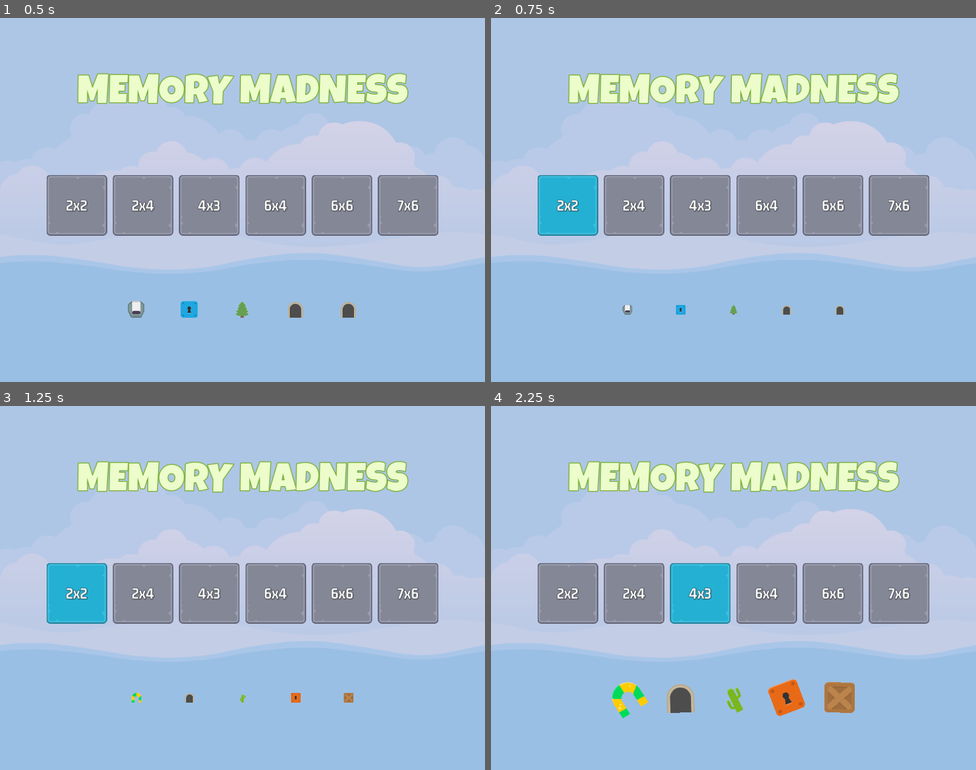
Above: before the commit, frames 1-4 (two rows, left to right).
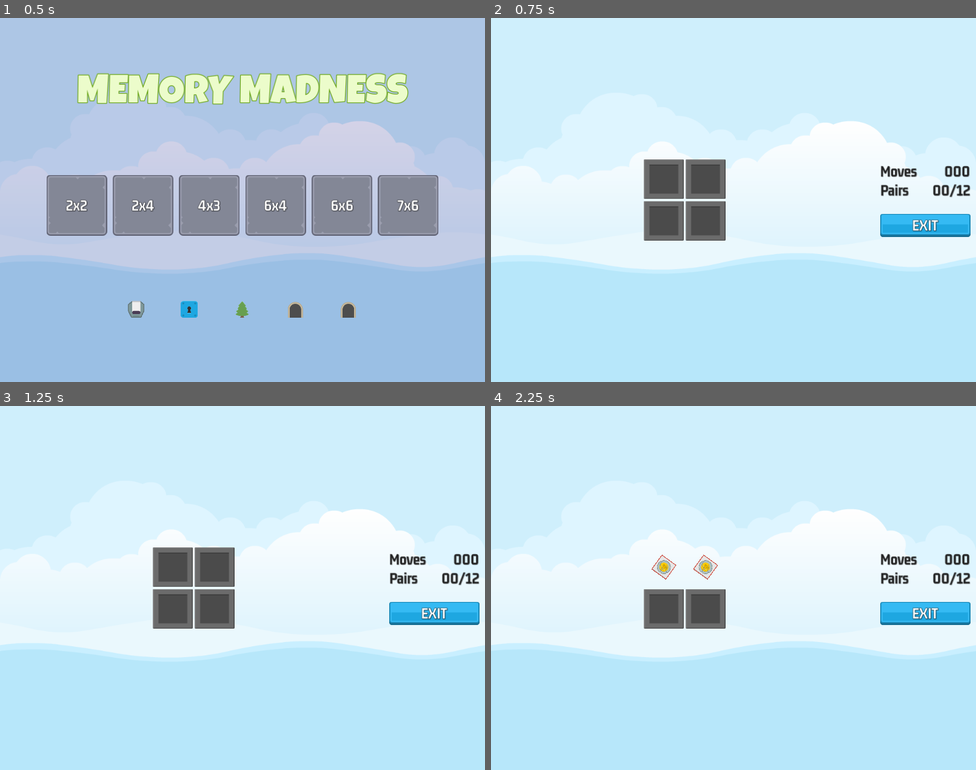
Above: after the commit, the same moments.

Repository: LeyvaGeorge/Memory_Madness
Game: Godot game, scene res://scenes/master/master.tscn
Two runs of this game, one before a commit and one after it. Both use one fixed random seed, a clock stepped at 60 frames per second and the inputs below.
Inputs (mouse positions are in pixels of both pictures, inside the frame that each line leads up to):
- Up to frame 1 (0.5 s): no input
- Up to frame 2 (0.75 s): click "2x2" at 0.5 s
- Up to frame 3 (1.25 s): no input
- Up to frame 4 (2.25 s): click (665, 566) at 1.27 s; click (704, 566) at 2.02 s

Frame 1 is identical in both runs. In frame 2, 100% of the frame differs, in the area x 0-100%, y 0-100%; in frame 3, 100%; in frame 4, 100%.

Commit message:
added mechanic to pick two cards

Diff:
--- a/project.godot
+++ b/project.godot
@@ -19,6 +19,7 @@
 
 ImageManager="*res://singletons/image_manager.gd"
 GameManager="*res://singletons/game_manager.gd"
+SignalManager="*res://singletons/signal_manager.gd"
 
 [debug]
 
--- /dev/null
+++ b/scenes/game/game.gd
@@ -0,0 +1,41 @@
+extends Control
+
+const MEMORY_TILE = preload("res://scenes/memory_tile/memory_tile.tscn")
+
+
+@onready var tc: GridContainer = $HB/MC/TC
+@onready var scorer: Scorer = $Scorer
+
+
+# Called when the node enters the scene tree for the first time.
+func _ready() -> void:
+	SignalManager.on_level_selected.connect(on_level_selected)
+
+
+# Called every frame. 'delta' is the elapsed time since the previous frame.
+func _process(delta: float) -> void:
+	pass
+
+
+func add_memory_tile(image: ItemImage, frame: Texture2D) ->void:
+	var nt: MemoryTile = MEMORY_TILE.instantiate()
+	tc.add_child(nt)
+	nt.setup(image,frame)
+
+
+func on_level_selected(level_num: int) -> void:
+	var ld: SelectedLevelData = GameManager.get_level_selection(level_num)
+	var frame: Texture2D = ImageManager.get_random_frame_image()
+
+	tc.columns = ld.get_num_cols()
+
+	for im in ld.get_selected_level_images():
+		add_memory_tile(im,frame)
+
+	scorer.clear_new_game(ld.get_target_pairs())
+
+
+func _on_exit_button_pressed() -> void:
+	for t in tc.get_children():
+		t.queue_free()
+	SignalManager.on_game_exit_pressed.emit()
--- /dev/null
+++ b/scenes/game/game.tscn
@@ -0,0 +1,108 @@
+[gd_scene load_steps=7 format=3 uid="uid://5dwui75368d4"]
+
+[ext_resource type="LabelSettings" uid="uid://efdir2vdny11" path="res://assets/GM_32_Dark.tres" id="1_bs86v"]
+[ext_resource type="Script" path="res://scenes/game/game.gd" id="1_lhdf0"]
+[ext_resource type="Texture2D" uid="uid://drbj6qr5usctv" path="res://assets/ui/blue_button00.png" id="2_kxro4"]
+[ext_resource type="Texture2D" uid="uid://dd647avked35x" path="res://assets/ui/green_button00.png" id="3_3hhmb"]
+[ext_resource type="LabelSettings" uid="uid://bb630qrhxr0ef" path="res://assets/GM_32_White.tres" id="4_gs3xr"]
+[ext_resource type="PackedScene" uid="uid://4myn08xbf3ro" path="res://scenes/scorer/scorer.tscn" id="6_hoqcd"]
+
+[node name="Game" type="Control"]
+layout_mode = 3
+anchors_preset = 15
+anchor_right = 1.0
+anchor_bottom = 1.0
+grow_horizontal = 2
+grow_vertical = 2
+script = ExtResource("1_lhdf0")
+
+[node name="HB" type="HBoxContainer" parent="."]
+layout_mode = 1
+anchors_preset = 15
+anchor_right = 1.0
+anchor_bottom = 1.0
+grow_horizontal = 2
+grow_vertical = 2
+
+[node name="MC" type="MarginContainer" parent="HB"]
+custom_minimum_size = Vector2(200, 0)
+layout_mode = 2
+size_flags_horizontal = 3
+theme_override_constants/margin_left = 12
+theme_override_constants/margin_top = 12
+theme_override_constants/margin_right = 12
+theme_override_constants/margin_bottom = 12
+
+[node name="TC" type="GridContainer" parent="HB/MC"]
+layout_mode = 2
+size_flags_horizontal = 4
+size_flags_vertical = 4
+
+[node name="MC2" type="MarginContainer" parent="HB"]
+custom_minimum_size = Vector2(200, 0)
+layout_mode = 2
+theme_override_constants/margin_right = 12
+
+[node name="VB" type="VBoxContainer" parent="HB/MC2"]
+layout_mode = 2
+size_flags_vertical = 4
+
+[node name="HB" type="HBoxContainer" parent="HB/MC2/VB"]
+layout_mode = 2
+
+[node name="Label" type="Label" parent="HB/MC2/VB/HB"]
+layout_mode = 2
+size_flags_horizontal = 3
+text = "Moves"
+label_settings = ExtResource("1_bs86v")
+vertical_alignment = 1
+
+[node name="LabelMoves" type="Label" parent="HB/MC2/VB/HB"]
+layout_mode = 2
+text = "000"
+label_settings = ExtResource("1_bs86v")
+horizontal_alignment = 2
+vertical_alignment = 1
+
+[node name="HB2" type="HBoxContainer" parent="HB/MC2/VB"]
+layout_mode = 2
+
+[node name="Label" type="Label" parent="HB/MC2/VB/HB2"]
+layout_mode = 2
+size_flags_horizontal = 3
+text = "Pairs"
+label_settings = ExtResource("1_bs86v")
+vertical_alignment = 1
+
+[node name="LabelPairs" type="Label" parent="HB/MC2/VB/HB2"]
+layout_mode = 2
+text = "00/12"
+label_settings = ExtResource("1_bs86v")
+horizontal_alignment = 2
+vertical_alignment = 1
+
+[node name="Spacer" type="Control" parent="HB/MC2/VB"]
+custom_minimum_size = Vector2(0, 24)
+layout_mode = 2
+
+[node name="ExitButton" type="TextureButton" parent="HB/MC2/VB"]
+layout_mode = 2
+size_flags_horizontal = 4
+texture_normal = ExtResource("2_kxro4")
+texture_pressed = ExtResource("3_3hhmb")
+
+[node name="Label" type="Label" parent="HB/MC2/VB/ExitButton"]
+layout_mode = 1
+anchors_preset = 15
+anchor_right = 1.0
+anchor_bottom = 1.0
+grow_horizontal = 2
+grow_vertical = 2
+text = "EXIT"
+label_settings = ExtResource("4_gs3xr")
+horizontal_alignment = 1
+vertical_alignment = 1
+
+[node name="Scorer" parent="." instance=ExtResource("6_hoqcd")]
+
+[connection signal="pressed" from="HB/MC2/VB/ExitButton" to="." method="_on_exit_button_pressed"]
--- a/scenes/level_button/level_button.gd
+++ b/scenes/level_button/level_button.gd
@@ -16,6 +16,6 @@
 
 
 
-# Called every frame. 'delta' is the elapsed time since the previous frame.
-func _process(delta: float) -> void:
-	pass
+
+func _on_pressed() -> void:
+	SignalManager.on_level_selected.emit(level_number)
--- a/scenes/level_button/level_button.tscn
+++ b/scenes/level_button/level_button.tscn
@@ -34,3 +34,5 @@
 label_settings = ExtResource("4_g3g08")
 horizontal_alignment = 1
 vertical_alignment = 1
+
+[connection signal="pressed" from="." to="." method="_on_pressed"]
--- a/scenes/master/master.gd
+++ b/scenes/master/master.gd
@@ -1,12 +1,24 @@
 extends CanvasLayer
+
+@onready var main: Control = $Main
+@onready var game: Control = $Game
 
 
 # Called when the node enters the scene tree for the first time.
 func _ready() -> void:
-	var _data: SelectedLevelData = GameManager.get_level_selection(3)
-	pass
+	show_game(false)
+	SignalManager.on_game_exit_pressed.connect(on_game_exit_pressed)
+	SignalManager.on_level_selected.connect(on_level_selected)
 
 
-# Called every frame. 'delta' is the elapsed time since the previous frame.
-func _process(_delta: float) -> void:
-	pass
+func show_game (s: bool) -> void:
+	game.visible = s
+	main.visible = !s
+
+
+func on_game_exit_pressed() -> void:
+	show_game(false)
+
+
+func on_level_selected(level_num: int) -> void:
+	show_game(true)
--- a/scenes/master/master.tscn
+++ b/scenes/master/master.tscn
@@ -1,8 +1,9 @@
-[gd_scene load_steps=4 format=3 uid="uid://cw828y3gplsxg"]
+[gd_scene load_steps=5 format=3 uid="uid://cw828y3gplsxg"]
 
 [ext_resource type="Script" path="res://scenes/master/master.gd" id="1_ll0ty"]
 [ext_resource type="Texture2D" uid="uid://cq1nuego6lh7o" path="res://assets/images/backgroundEmpty.png" id="1_sjdwn"]
 [ext_resource type="PackedScene" uid="uid://co388siruvth7" path="res://scenes/main/main.tscn" id="3_xrgw2"]
+[ext_resource type="PackedScene" uid="uid://5dwui75368d4" path="res://scenes/game/game.tscn" id="4_358y7"]
 
 [node name="Master" type="CanvasLayer"]
 script = ExtResource("1_ll0ty")
@@ -16,3 +17,5 @@
 texture = ExtResource("1_sjdwn")
 
 [node name="Main" parent="." instance=ExtResource("3_xrgw2")]
+
+[node name="Game" parent="." instance=ExtResource("4_358y7")]
--- /dev/null
+++ b/scenes/memory_tile/memory_tile.gd
@@ -0,0 +1,61 @@
+extends TextureButton
+
+class_name MemoryTile
+
+
+@onready var frame_image: TextureRect = $FrameImage
+@onready var item_image: TextureRect = $ItemImage
+
+
+var _item_name: String
+var _can_select_me: bool = true
+
+
+# Called when the node enters the scene tree for the first time.
+func _ready() -> void:
+	SignalManager.on_selection_enabled.connect(on_selection_enabled)
+	SignalManager.on_selection_disabled.connect(on_selection_disabled)
+
+
+func reveal(r:bool) -> void:
+	frame_image.visible = r
+	item_image.visible = r
+
+
+func get_item_name() -> String:
+	return _item_name
+
+#sets the image in the tile
+func setup(image: ItemImage,frame: Texture2D) -> void:
+	frame_image.texture = frame
+	item_image.texture = image.get_texture()
+	_item_name = image.get_item_name()
+	reveal(false)
+
+func matches_other_tile(other:MemoryTile) -> bool:
+	return other != self and other.get_item_name() == _item_name
+
+
+func kill_on_success() -> void:
+	z_index = 1
+	scale = Vector2.ZERO
+
+	var tween: Tween = get_tree().create_tween()
+	tween.set_parallel(true)
+	tween.tween_property(self,"disabled",true,0)
+	tween.tween_property(self,"rotation_degrees",720,0.5)
+	tween.tween_property(self,"scale",Vector2(1.5,1.5),0.5)
+	tween.set_parallel(false)
+	tween.tween_interval(0.6)
+	tween.tween_property(self,"scale", Vector2.ZERO,0)
+
+
+func on_selection_disabled() -> void:
+	_can_select_me = false
+
+func on_selection_enabled() -> void:
+	_can_select_me = true
+
+func _on_pressed() -> void:
+		if _can_select_me == true and frame_image.visible == false:
+			SignalManager.on_tile_selected.emit(self)
--- /dev/null
+++ b/scenes/memory_tile/memory_tile.tscn
@@ -0,0 +1,54 @@
+[gd_scene load_steps=5 format=3 uid="uid://b0e63dbg7rov"]
+
+[ext_resource type="Texture2D" uid="uid://uucf6fi04lkv" path="res://assets/frames/hidden_frame_blank.png" id="1_owdou"]
+[ext_resource type="Script" path="res://scenes/memory_tile/memory_tile.gd" id="2_2qnsq"]
+[ext_resource type="Texture2D" uid="uid://qmnytbb1yjsy" path="res://assets/frames/blue_frame.png" id="2_8j2sm"]
+[ext_resource type="Texture2D" uid="uid://cefd58ys6d6qq" path="res://assets/glitch/keyBlue.png" id="3_8b6sc"]
+
+[node name="MemoryTile" type="TextureButton"]
+anchors_preset = 8
+anchor_left = 0.5
+anchor_top = 0.5
+anchor_right = 0.5
+anchor_bottom = 0.5
+offset_left = -20.0
+offset_top = -20.0
+offset_right = 20.0
+offset_bottom = 20.0
+grow_horizontal = 2
+grow_vertical = 2
+pivot_offset = Vector2(42, 42)
+texture_normal = ExtResource("1_owdou")
+script = ExtResource("2_2qnsq")
+
+[node name="FrameImage" type="TextureRect" parent="."]
+layout_mode = 1
+anchors_preset = 8
+anchor_left = 0.5
+anchor_top = 0.5
+anchor_right = 0.5
+anchor_bottom = 0.5
+offset_left = -42.0
+offset_top = -42.0
+offset_right = 42.0
+offset_bottom = 42.0
+grow_horizontal = 2
+grow_vertical = 2
+texture = ExtResource("2_8j2sm")
+
+[node name="ItemImage" type="TextureRect" parent="."]
+layout_mode = 1
+anchors_preset = 8
+anchor_left = 0.5
+anchor_top = 0.5
+anchor_right = 0.5
+anchor_bottom = 0.5
+offset_left = -32.0
+offset_top = -32.0
+offset_right = 32.0
+offset_bottom = 32.0
+grow_horizontal = 2
+grow_vertical = 2
+texture = ExtResource("3_8b6sc")
+
+[connection signal="pressed" from="." to="." method="_on_pressed"]
--- /dev/null
+++ b/scenes/scorer/scorer.gd
@@ -0,0 +1,65 @@
+extends Node
+
+
+class_name Scorer
+
+
+@onready var reveal_timer: Timer = $RevealTimer
+
+
+var _selections: Array[MemoryTile] = []
+var _target_pairs: int = 0
+var _moves_made: int = 0
+var _pairs_made: int = 0
+
+# Called when the node enters the scene tree for the first time.
+func _ready() -> void:
+	SignalManager.on_tile_selected.connect(on_tile_selected)
+	SignalManager.on_game_exit_pressed.connect(on_game_exit_pressed)
+
+
+func clear_new_game(target_pairs:int) ->void:
+	_selections.clear()
+	_target_pairs = target_pairs
+	_moves_made = 0
+	_pairs_made = 0
+
+func on_game_exit_pressed() -> void:
+	reveal_timer.stop()
+
+
+func kill_tiles() ->void:
+	for t in _selections:
+		t.kill_on_success()
+	_pairs_made += 1
+
+
+func selections_are_pair() -> bool:
+	return _selections[0].matches_other_tile(_selections[1])
+
+
+func check_pair_made() -> void:
+	if _selections.size() != 2:
+		return
+
+	reveal_timer.start()
+	SignalManager.on_selection_disabled.emit()
+	_moves_made += 1
+
+	if selections_are_pair() == true:
+		kill_tiles()
+
+
+func on_tile_selected(t:MemoryTile) -> void:
+	t.reveal(true)
+	_selections.append(t)
+	check_pair_made()
+
+
+func _on_reveal_timer_timeout() -> void:
+	if selections_are_pair() == false:
+		for s in _selections:
+			s.reveal(false)
+	_selections.clear()
+	# check game over
+	SignalManager.on_selection_enabled.emit()
--- /dev/null
+++ b/scenes/scorer/scorer.tscn
@@ -0,0 +1,12 @@
+[gd_scene load_steps=2 format=3 uid="uid://4myn08xbf3ro"]
+
+[ext_resource type="Script" path="res://scenes/scorer/scorer.gd" id="1_fa5nd"]
+
+[node name="Scorer" type="Node"]
+script = ExtResource("1_fa5nd")
+
+[node name="RevealTimer" type="Timer" parent="."]
+wait_time = 1.2
+one_shot = true
+
+[connection signal="timeout" from="RevealTimer" to="." method="_on_reveal_timer_timeout"]
--- /dev/null
+++ b/singletons/signal_manager.gd
@@ -0,0 +1,8 @@
+extends Node
+
+signal on_game_exit_pressed
+signal on_level_selected(level_num:int)
+signal on_selection_enabled
+signal on_selection_disabled
+signal on_tile_selected(tile:MemoryTile)
+signal on_game_over(moves:int)
